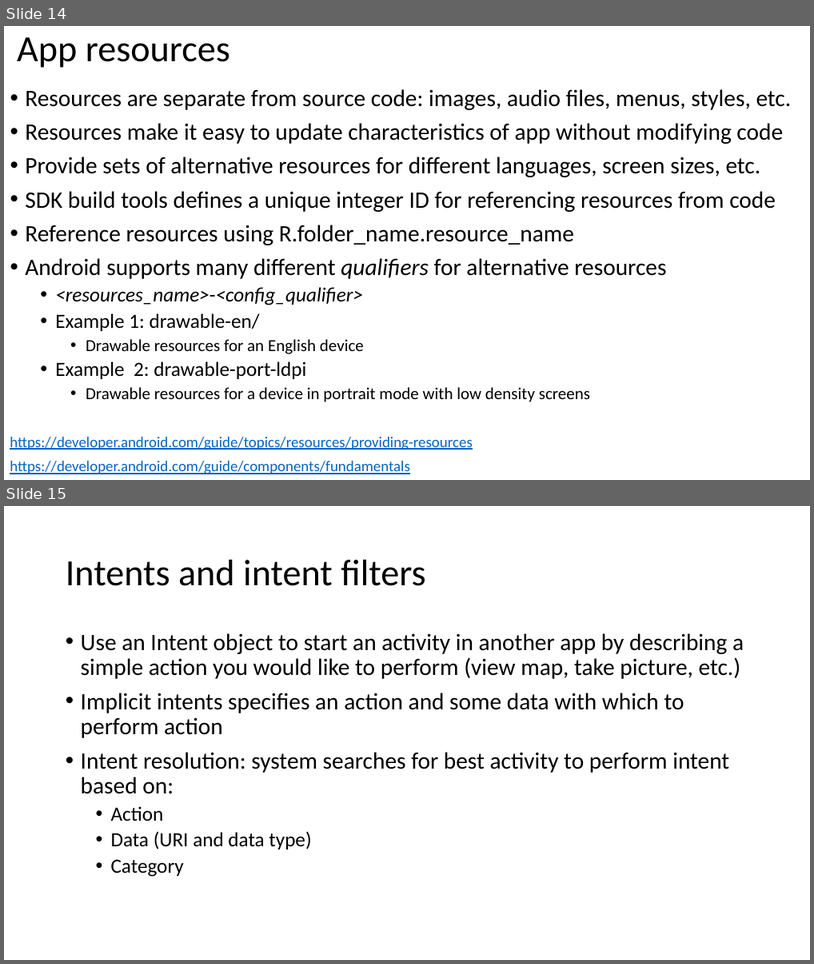
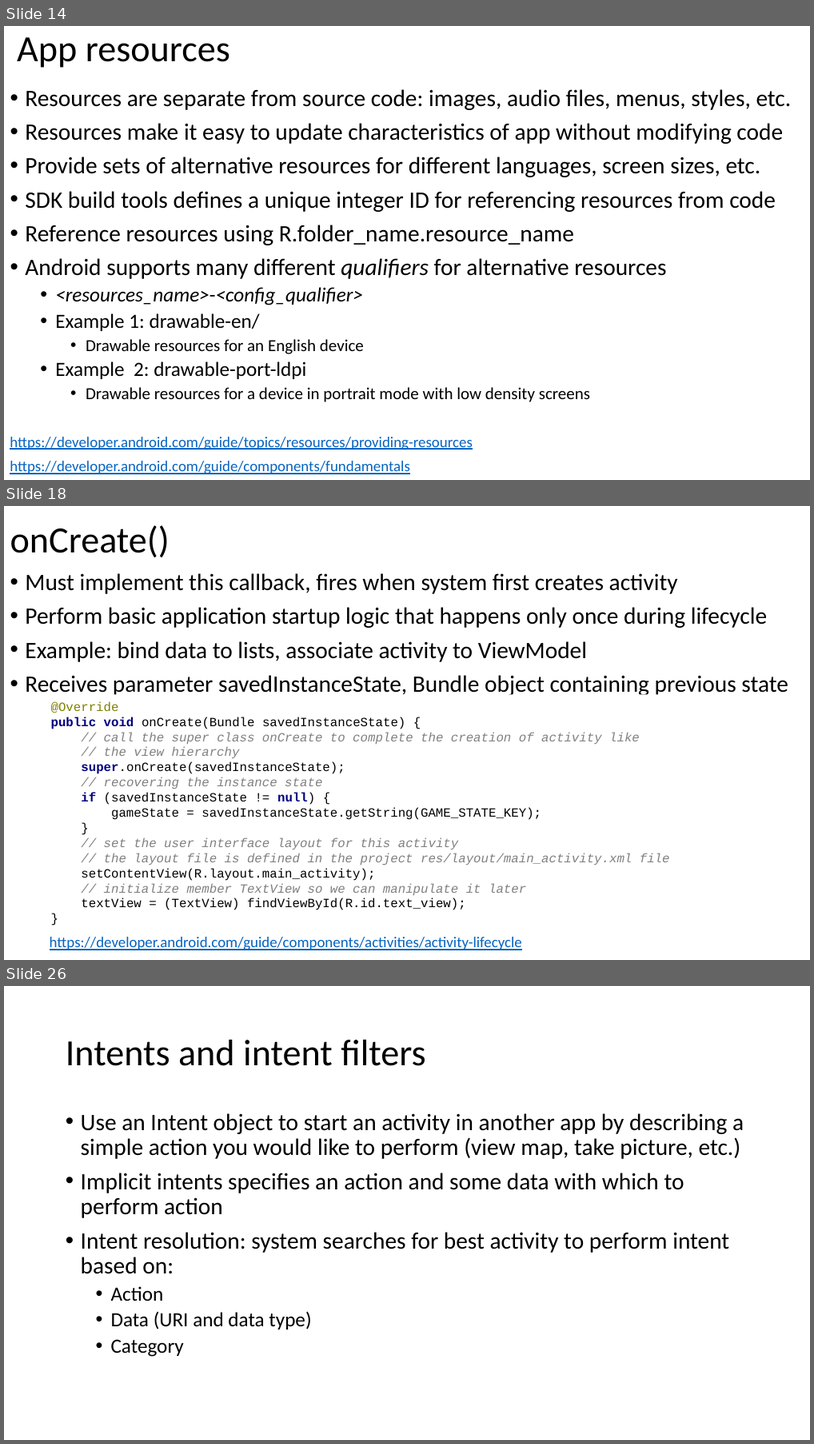
Before and after one commit to russellu/cs230, a slide deck: Lecture_06.pptx. Shown one above the other, each under a label of ours: slides 14 and 15 before the commit, slides 14, 18 and 26 after it; the slides between them are not shown. The pictures are 814x964 and 814x1444 pixels, drawn with LibreOffice and Linux fonts; fonts in the diff are those of the drawing. Boxes give left, top, right and bottom in pixels: in the first picture for what was removed or moved away, otherwise in the second. Text is boxed around its words. In the diff, an @@ line names an element or a change of style, - is before the commit and + after.

```diff
--- a/Lecture_06.pptx
+++ b/Lecture_06.pptx
@@ slide 18 added at box(4, 506, 810, 960), background #FFFFFF @@
@@ title added at box(10, 525, 170, 558), 44 pt, text #000000 @@
+onCreate()
@@ text added at box(25, 573, 789, 695), 28 pt, text #000000 @@
+• Must implement this callback, fires when system first creates activity
+• Perform basic application startup logic that happens only once during lifecycle
+• Example: bind data to lists, associate activity to ViewModel
+• Receives parameter savedInstanceState, Bundle object containing previous state
@@ text added at box(51, 701, 670, 910), 15 pt, text #808080, italic @@
+@Override
+public void onCreate(Bundle savedInstanceState) {
+// call the super class onCreate to complete the creation of activity like
+// the view hierarchy
+super.onCreate(savedInstanceState);
+// recovering the instance state
+if (savedInstanceState != null) {
+gameState = savedInstanceState.getString(GAME_STATE_KEY);
+}
+// set the user interface layout for this activity
+// the layout file is defined in the project res/layout/main_activity.xml file
+setContentView(R.layout.main_activity);
+// initialize member TextView so we can manipulate it later
+textView = (TextView) findViewById(R.id.text_view);
+}
@@ text added at box(50, 936, 522, 950), 18 pt, text #0563C1, underline @@
+https://developer.android.com/guide/components/activities/activity-lifecycle
@@ what was slide 15 is now slide 26 @@
```
Also in this commit, not shown: 10 slides changed, 11 other slides added.
